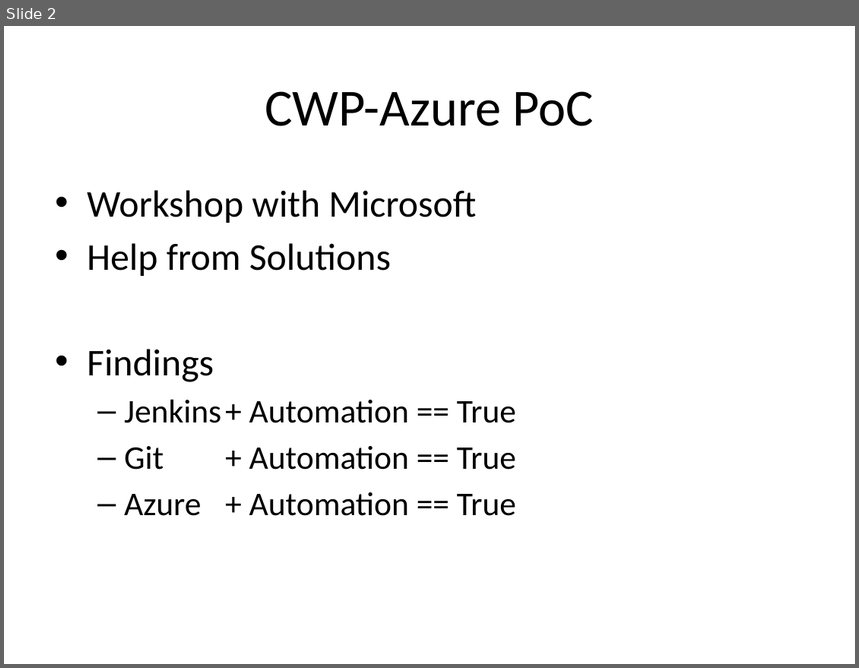
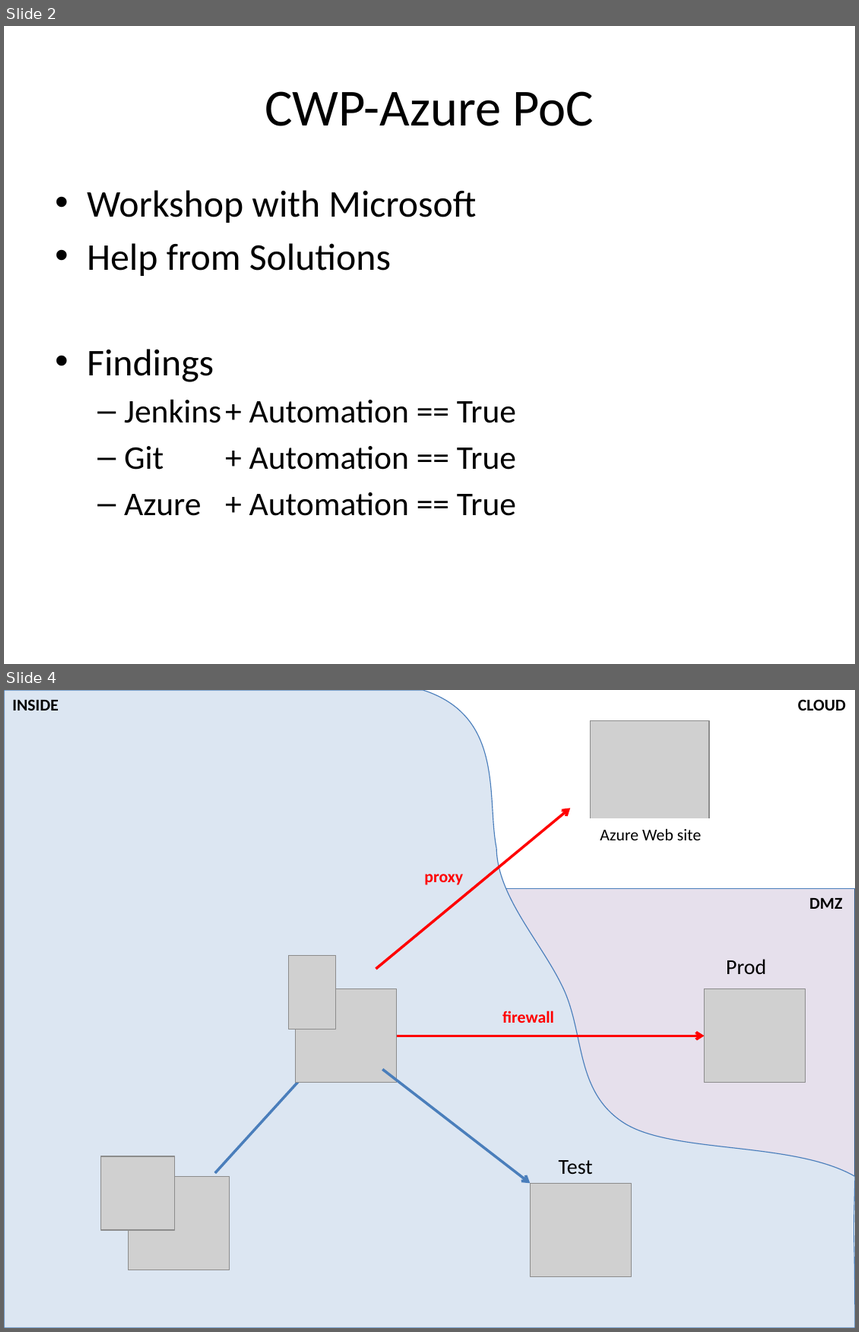
Before and after one commit to anderslundsgard-scania/cwp, a slide deck: doc/CWP-Azure-PoC.pptx. Shown one above the other, each under a label of ours: slide 2 before the commit, slides 2 and 4 after it; the slides between them are not shown. The pictures are 859x668 and 859x1332 pixels, drawn with LibreOffice and Linux fonts; fonts in the diff are those of the drawing; grey boxes stand for pictures. Boxes give left, top, right and bottom in pixels: in the first picture for what was removed or moved away, otherwise in the second. Text is boxed around its words. In the diff, an @@ line names an element or a change of style, - is before the commit and + after.

```diff
--- a/doc/CWP-Azure-PoC.pptx
+++ b/doc/CWP-Azure-PoC.pptx
@@ slide 4 added at [4,690,855,1328], background #FFFFFF @@
@@ freeform shape added at [4,690,855,1328], fill #DCE6F2, outline #4B7EBC 0.75 pt @@
@@ text added at [12,699,59,711], 14 pt, text #000000, bold @@
+INSIDE
@@ text added at [798,699,846,711], 14 pt, text #000000, bold @@
+CLOUD
@@ picture added at [591,720,709,868] @@
@@ arrow added from (376, 969) to (570, 809), #FF0000 2.25 pt @@
@@ rectangle added at [591,820,712,869], fill #FFFFFF, outline #FFFFFF 2 pt, 14 pt, text #000000 @@
+Azure Web site
@@ text added at [424,874,463,885], 14 pt, text #FF0000, bold @@
+proxy
@@ rectangle added at [496,888,855,1182], fill #E6E0EC, outline #3A5F8C 0.75 pt @@
@@ line added from (507, 888) to (855, 888), #4B7EBC 0.75 pt @@
@@ text added at [810,898,842,909], 14 pt, text #000000, bold @@
+DMZ
@@ picture added at [289,955,336,1030] @@
@@ text added at [726,959,766,974], 18 pt, text #000000 @@
+Prod
@@ picture added at [296,989,397,1082] @@
@@ picture added at [705,989,806,1082] @@
@@ text added at [503,1011,554,1023], 14 pt, text #FF0000, bold @@
+firewall
@@ arrow added from (397, 1036) to (705, 1036), #FF0000 2.25 pt @@
@@ arrow added from (215, 1173) to (316, 1063), #4B7EBC 2.25 pt @@
@@ arrow added from (382, 1070) to (530, 1184), #4B7EBC 2.25 pt @@
@@ picture added at [101,1157,175,1230] @@
@@ text added at [559,1160,593,1174], 18 pt, text #000000 @@
+Test
@@ picture added at [129,1177,230,1271] @@
@@ picture added at [530,1184,631,1277] @@
```
Also in this commit, not shown: 2 slides changed, 1 other slide added, 1 other file.
